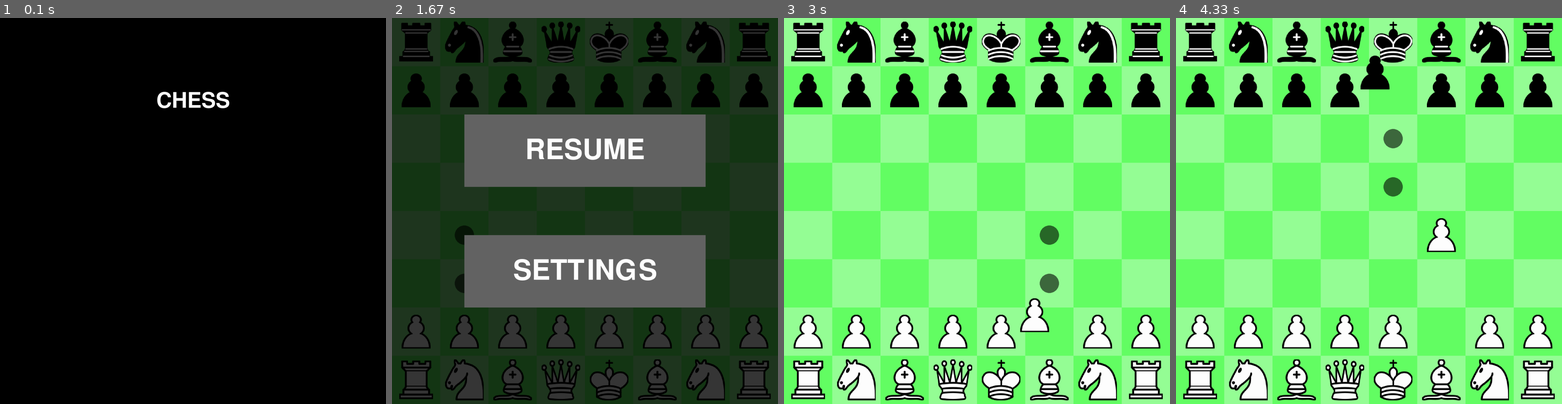
Above: before the commit, frames 1-4 (left to right).
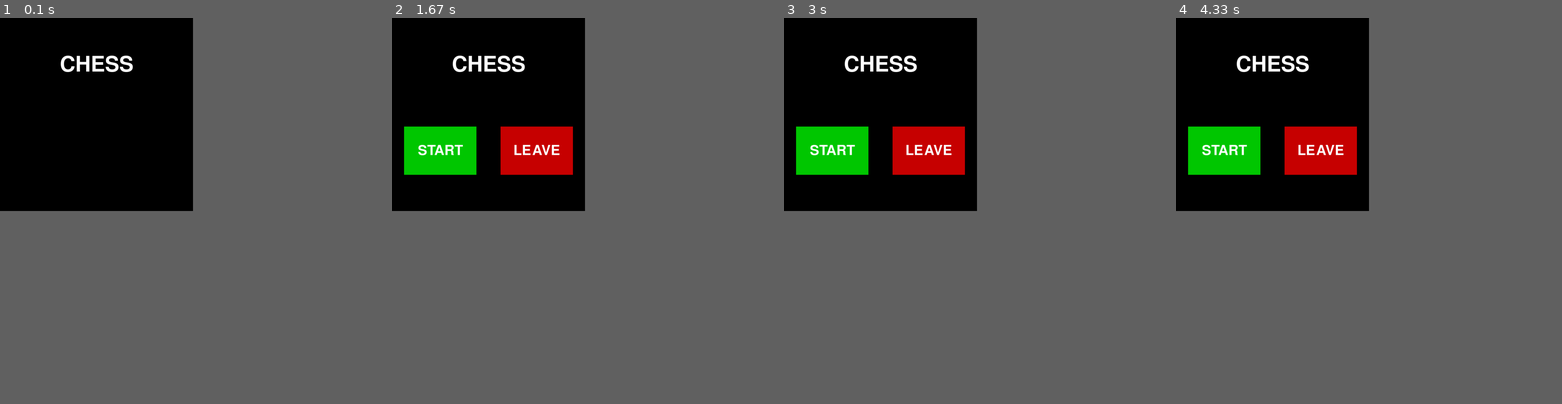
Above: after the commit, the same moments.

Repository: PennyGuyDyls/Pygame-games
Game: pygame game, started from Chess_game/Main.py
Two runs of this game, one before a commit and one after it. Both use one fixed random seed, a clock stepped at 60 frames per second and the inputs below.
Inputs (mouse positions are in pixels of both pictures, inside the frame that each line leads up to):
- Up to frame 1 (0.1 s): no input
- Up to frame 2 (1.67 s): press the mouse at (461, 265) at 0.93 s; move the mouse to (500, 222) at 1.03 s; release the mouse at (538, 183) at 1.17 s; click (457, 330) at 1.28 s; tap Esc at 1.57 s
- Up to frame 3 (3 s): press the mouse at (977, 272) at 1.93 s; move the mouse to (1031, 222) at 2.03 s; release the mouse at (1085, 176) at 2.17 s; press the mouse at (977, 149) at 2.27 s; move the mouse to (1004, 114) at 2.37 s; release the mouse at (1027, 75) at 2.5 s; press the mouse at (977, 149) at 2.6 s; move the mouse to (977, 160) at 2.7 s; release the mouse at (980, 172) at 2.83 s; click (1034, 315) at 2.95 s
- Up to frame 4 (4.33 s): click (1453, 211) at 3.28 s; click (1303, 99) at 3.62 s; click (1423, 195) at 3.95 s; click (1376, 72) at 4.28 s
In our replay, the window is 900x900 before the commit and 450x450 after it. These sizes can differ from the game's own. Grey fills any space a smaller window leaves; there, only what the larger window draws over its background counts as a difference.

The runs differ from the first frame. In frame 1, 0.9% of the frame differs, in the area x 15-60%, y 9-24%; in frame 2, 51%; in frame 3, 66%, in the area x 0-100%, y 0-100%; in frame 4, 66%.

Commit message:
settings complete!

Diff:
--- a/Chess_game/Scripts/UI.py
+++ b/Chess_game/Scripts/UI.py
@@ -2,6 +2,7 @@
 from Scripts.pieces import Piece
 from Scripts.config import screen,grey,red,Cell_width
 from Scripts.button import button
+
 def overlay():
     surf = pygame.Surface((8*Cell_width,8*Cell_width), pygame.SRCALPHA)
     pygame.draw.rect(surf, (0,0,0,200), (0,0,8*Cell_width,8*Cell_width))
@@ -59,6 +60,10 @@
         pygame.draw.circle(surf, (grey), (Cell_width/2,Cell_width/2), Cell_width/5)
         screen.blit(surf, (x*Cell_width,y*Cell_width))
 
+    from Scripts.config import themes,current_theme
+    light,dark=themes[current_theme]
+    chess.backboard = [[dark if (row + col) % 2 == 1 else light for col in range(8)] for row in range(8)]
+
     for i in range(8):
         for j in range(8):
             pygame.draw.rect(screen,chess.backboard[i][j],(j*Cell_width,i*Cell_width , Cell_width, Cell_width))
@@ -105,4 +110,29 @@
         pygame.display.flip()
 
 def settings():
-   pass
+    import Scripts.config as config
+
+    def draw_preview(light, dark, x, y, size):
+        for i in range(2):
+            for j in range(2):
+                colour = light if (i+j) % 2 == 0 else dark
+                pygame.draw.rect(screen, colour, (x + j*size, y + i*size, size, size))
+
+    screen.fill((0,0,0))
+
+    buttons = []
+    for i in range(len(config.themes)):
+        buttons.append(button(Cell_width, (i%3)*250+50, (i//3)*250+50, 200, 200, None, None, None))
+        light,dark=config.themes[i]
+        draw_preview(light,dark, (i%3)*2.5*Cell_width+Cell_width/2, (i//3)*2.5*Cell_width+Cell_width/2, Cell_width)
+
+    pygame.display.flip()
+
+    while True:
+        for event in pygame.event.get():
+            if event.type == pygame.MOUSEBUTTONDOWN:
+                x,y=pygame.mouse.get_pos()
+                for i in range(len(config.themes)):
+                    if buttons[i].clicked(x,y):
+                        config.current_theme = i
+                        return None
--- a/Chess_game/Scripts/board.py
+++ b/Chess_game/Scripts/board.py
@@ -1,10 +1,11 @@
 import pygame
 from Scripts.pieces import Piece, pawn, knight, bishop, rook, queen, king, is_attacked
-from Scripts.config import light,dark,Cell_width
+from Scripts.config import themes,current_theme,Cell_width
 
 
 class game():
     def __init__(self):
+        light,dark=themes[current_theme]
         self.backboard = [[dark if (row + col) % 2 == 1 else light for col in range(8)] for row in range(8)]
 
         top_bottom=[[rook(i,0,(0 if i else 7)),
@@ -87,10 +88,7 @@
 
 
     def swap_turn(self):
-        if self.turn:
-            self.turn=0
-        else:
-            self.turn=1
+        self.turn=1-self.turn
 
     def in_check(self):
         self.blackincheck=False
--- a/Chess_game/Scripts/config.py
+++ b/Chess_game/Scripts/config.py
@@ -1,6 +1,6 @@
 import pygame
 
-Cell_width=200
+Cell_width=100
 
 screen=pygame.display.set_mode((Cell_width*8,Cell_width*8))
 
@@ -19,7 +19,20 @@
 capture_sound = pygame.mixer.Sound(SFX_DIR + 'Capture.wav')
 capture_sound.set_volume(0.8)
 
-light=(150,255,150)
-dark=(100,255,100)
+themes=[((150,255,150),(100,255,100)), #green
+    ((240,217,181), (181,136,99)),     #wood
+    ((200,200,200), (120,120,120)),    #grey
+    ((180,220,255), (100,150,200)),    #ice blue
+    ((255,180,180), (200,60,60)),      #lava
+    ((170,200,150), (90,120,80)),      #camo
+    ((210,180,230), (140,100,170)),    #purple
+    ((80,80,80), (40,40,40)),          #dust
+    ((230,245,255), (80,200,220))      #cyan
+]
+current_theme=0
+
+
+
+
 grey=(0,0,0,150)
 red=(255,0,0)
--- a/Chess_game/Scripts/events.py
+++ b/Chess_game/Scripts/events.py
@@ -1,7 +1,8 @@
 import pygame
 from Scripts.pieces import Piece
 from Scripts.UI import pause_menu,screen
-from Scripts.config import light, dark, pieces,Cell_width
+from Scripts.config import themes,current_theme, pieces,Cell_width
+light,dark=themes[current_theme]
 
 def event_handle(chess,hover):
     for event in pygame.event.get():
--- a/Chess_game/Scripts/promotion.py
+++ b/Chess_game/Scripts/promotion.py
@@ -1,5 +1,6 @@
 import pygame
-from Scripts.config import light, dark, pieces, screen, Cell_width
+from Scripts.config import themes,current_theme, pieces, screen, Cell_width
+light,dark=themes[current_theme]
 
 def pawn_promotion(colour,x,y):
     def show_option(piece,x,y):
